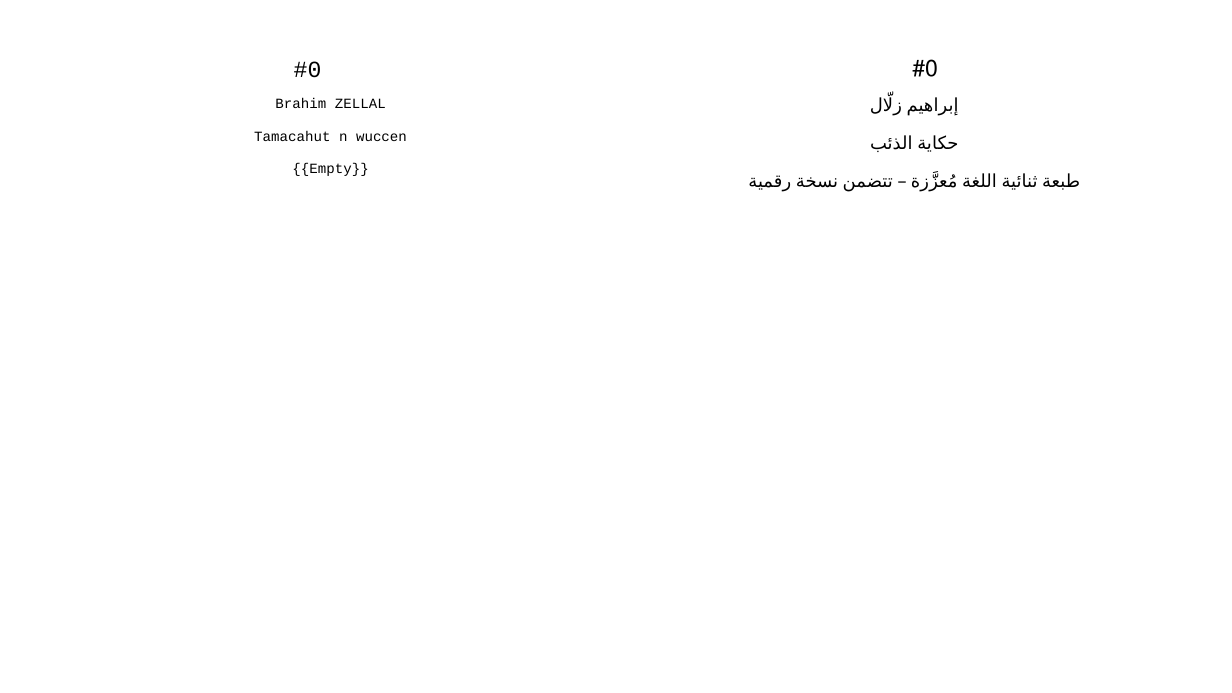
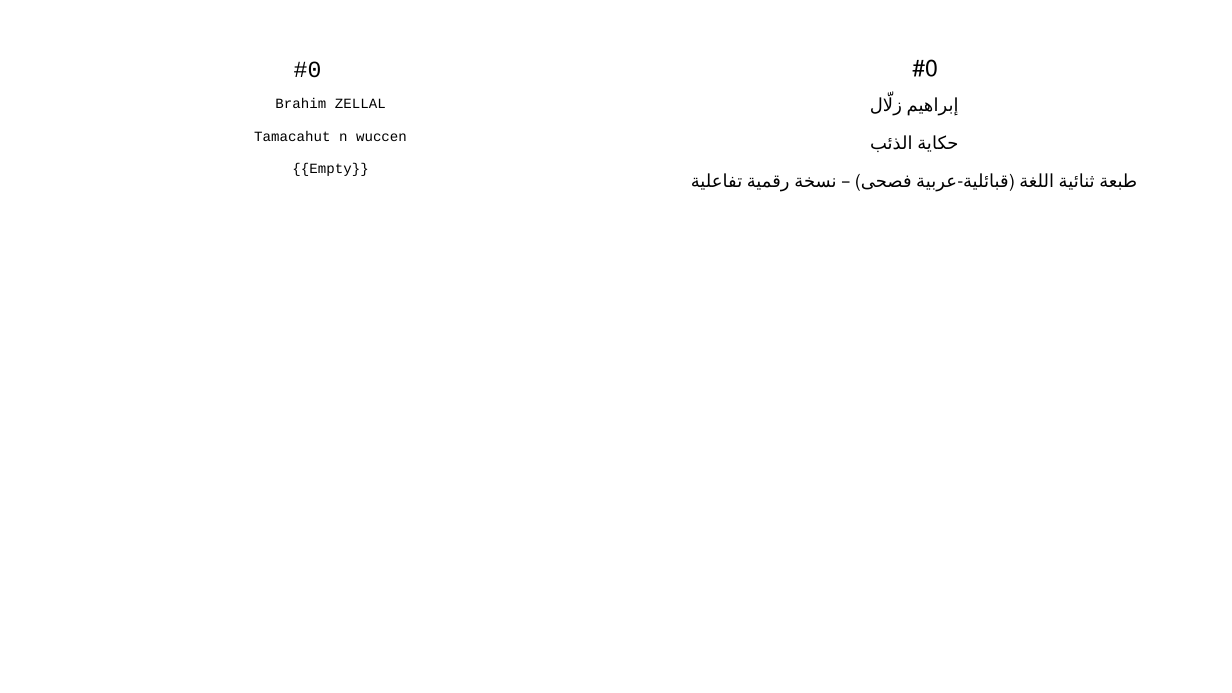
Before and after one commit to sferhah/tamacahut_n_wuccen, a slide deck: slide 1 of Uccen.ConsoleApp/Resources/pptx/uccen.arb.pptx. Drawn at 1232x693 pixels with LibreOffice and Linux fonts; fonts in the diff are those of the drawing. Boxes give left, top, right and bottom in pixels: in the first picture for what was removed or moved away, otherwise in the second. Text is boxed around its words. In the diff, an @@ line names an element or a change of style, - is before the commit and + after.

```diff
--- a/Uccen.ConsoleApp/Resources/pptx/uccen.arb.pptx
+++ b/Uccen.ConsoleApp/Resources/pptx/uccen.arb.pptx
@@ table at (30, 15, 1205, 668) @@
-row 3, column 3: إبراهيم زلّال / حكاية الذئب / طبعة ثنائية اللغة مُعزَّزة – تتضمن نسخة رقمية
+row 3, column 3: إبراهيم زلّال / حكاية الذئب / طبعة ثنائية اللغة (قبائلية-عربية فصحى) – نسخة رقمية تفاعلية
```
Also in this commit, not shown: 1 other slide changed, 7 other files.
